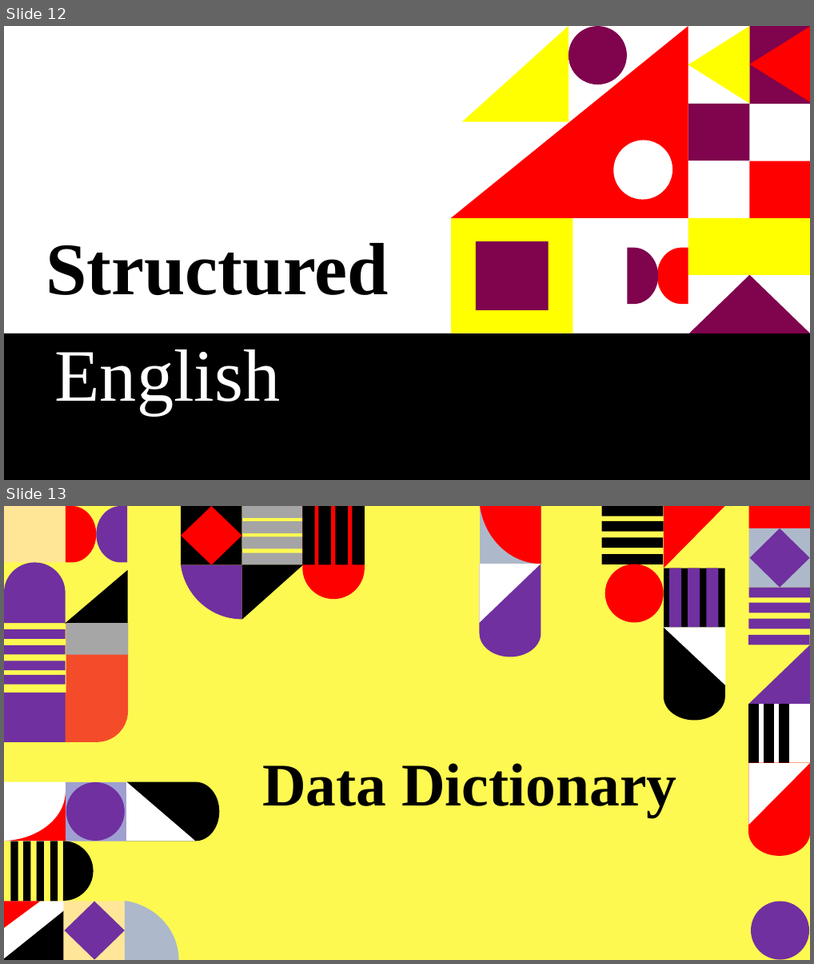
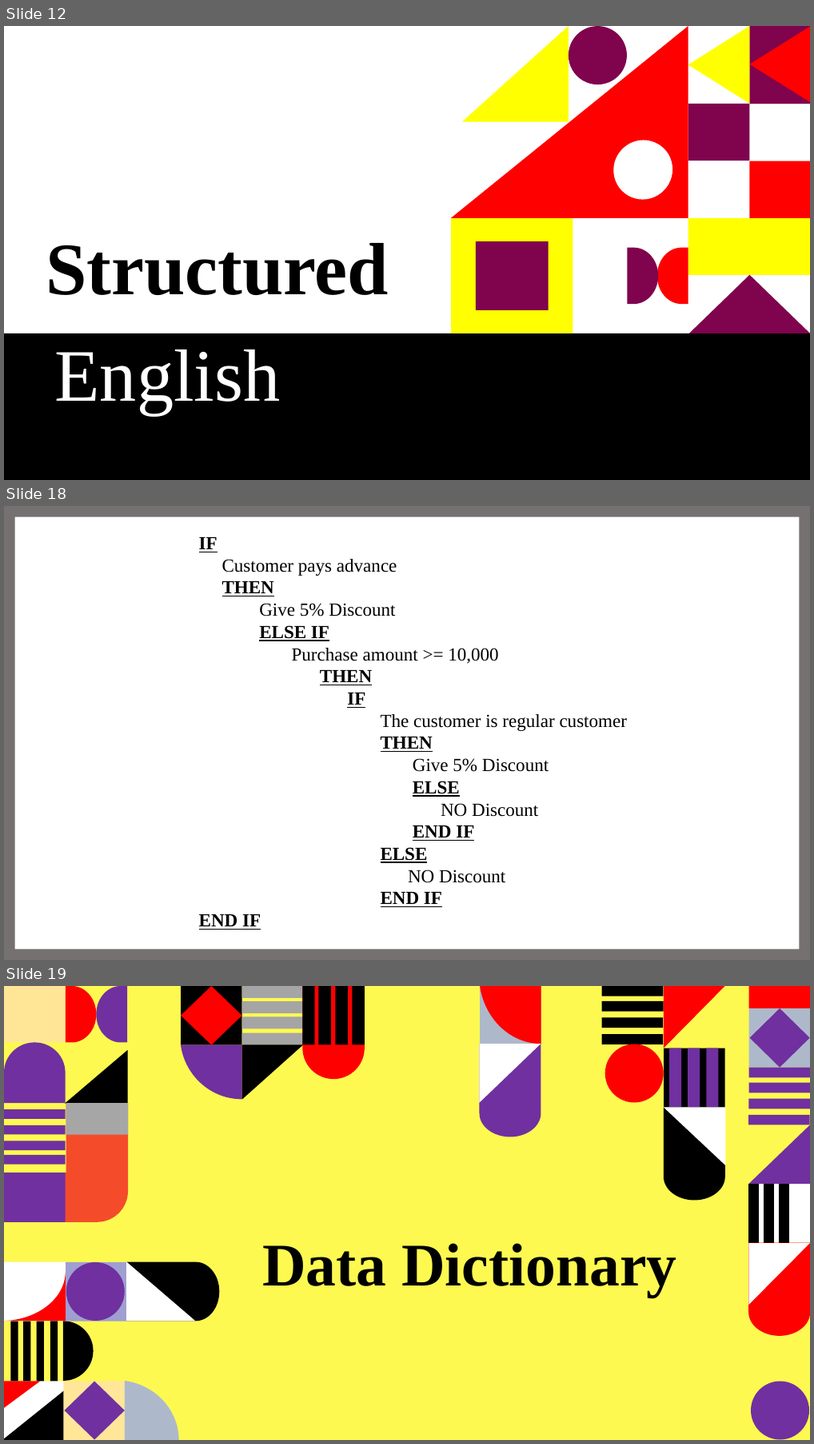
Before and after one commit to tamanghawana0815/SAD-ppt, a slide deck: Presentation.pptx. Shown one above the other, each under a label of ours: slides 12 and 13 before the commit, slides 12, 18 and 19 after it; the slides between them are not shown. The pictures are 814x964 and 814x1444 pixels, drawn with LibreOffice and Linux fonts; fonts in the diff are those of the drawing. Boxes give left, top, right and bottom in pixels: in the first picture for what was removed or moved away, otherwise in the second. Text is boxed around its words. In the diff, an @@ line names an element or a change of style, - is before the commit and + after.

```diff
--- a/Presentation.pptx
+++ b/Presentation.pptx
@@ slide 18 added at (x1=4, y1=506, x2=810, y2=960), background #FFFFFF @@
@@ frame added at (x1=4, y1=506, x2=810, y2=960), fill #767171 @@
@@ text added at (x1=199, y1=537, x2=627, y2=929), 22 pt, text #000000 @@
+IF
+Customer pays advance
+THEN
+Give 5% Discount
+ELSE IF
+Purchase amount >= 10,000
+THEN
+IF
+The customer is regular customer
+THEN
+Give 5% Discount
+ELSE
+NO Discount
+END IF
+ELSE
+NO Discount
+END IF
+END IF
@@ what was slide 13 is now slide 19 @@
```
Also in this commit, not shown: 1 slide changed, 6 other slides added.
